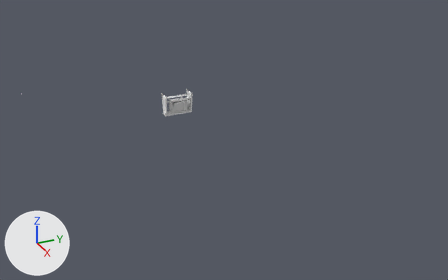
Renders of the OBJ model Assets/Models/ModelsB/revistero.obj from each side of a commit.
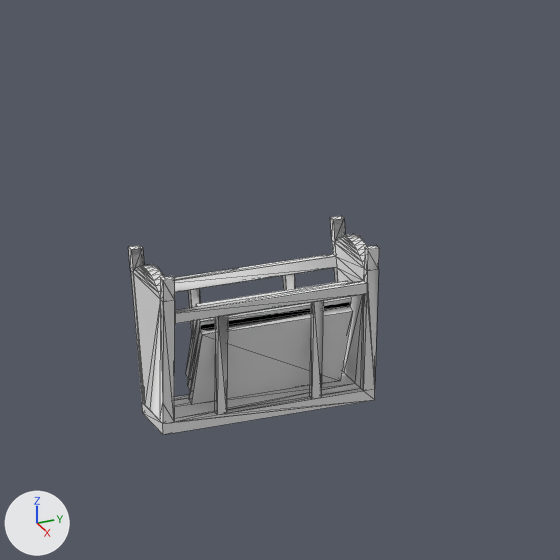
The first picture shows the older version from a camera (50 mm lens) standing at (12.44, -4.23, 4.96) and looking at (2.43, 0.27, -0.05). The close-ups show both versions on the part from 32% to 48% of the width and 22% to 47% of the height of that picture; other places that the commit changed are outside them. The lights are fixed; the arrows at lower left show +X, +Y and +Z. The close-ups show mesh edges as thin lines. Where no turn or scale is listed for an object, it has been applied to the vertices. Vertices at the same position are counted once.

In view in the first close-up: 'SketchUp.030'.
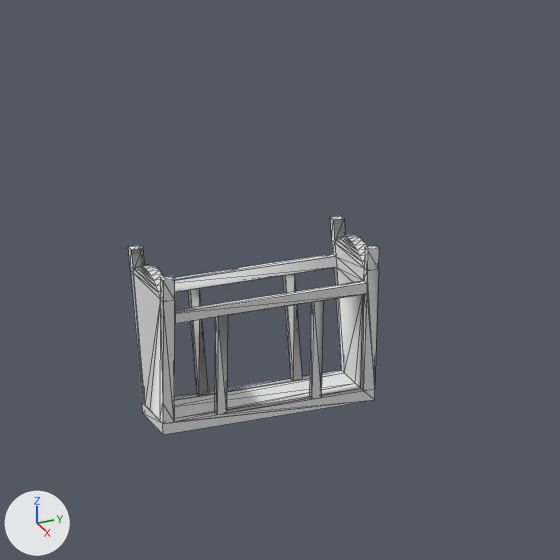
The newer file is also turned or shifted as a whole; pictures and numbers use the older file's frame.

The change, as a list of edits to the scene's bpy script:
```text
Change me_sketchup_030:
    where me_sketchup_030.from_pydata(...)  # 203 vertices, 453 faces, 333 loose edges; spans x -2.48..0.38, y -2.91..0.43, z -0.26..0.21
    used by ob_sketchup_030; location = (0.0, 0.0, 0.0)
    me_sketchup_030 part 1: the loose piece of 25 vertices spanning x 0.19..0.34, y -0.07..0.37, z -0.23..0.09 is deleted
    remove me_sketchup_030.materials.append(mat_material_0_001)  # white #e7e7e7
    remove me_sketchup_030.materials.append(mat_color_f12_001)  # white #e7e7e7
```

Boxes (x1, y1, x2, y2) around the edits, measured in the close-ups (560 x 560 px):
part 1 of me_sketchup_030, deleted: before (186, 281, 353, 405)
